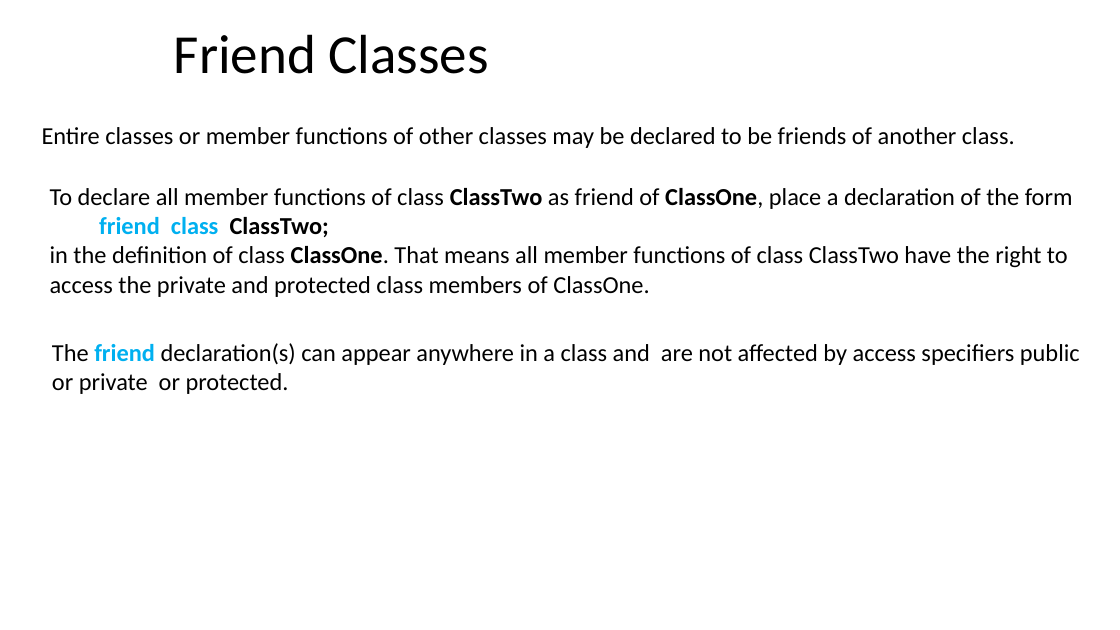
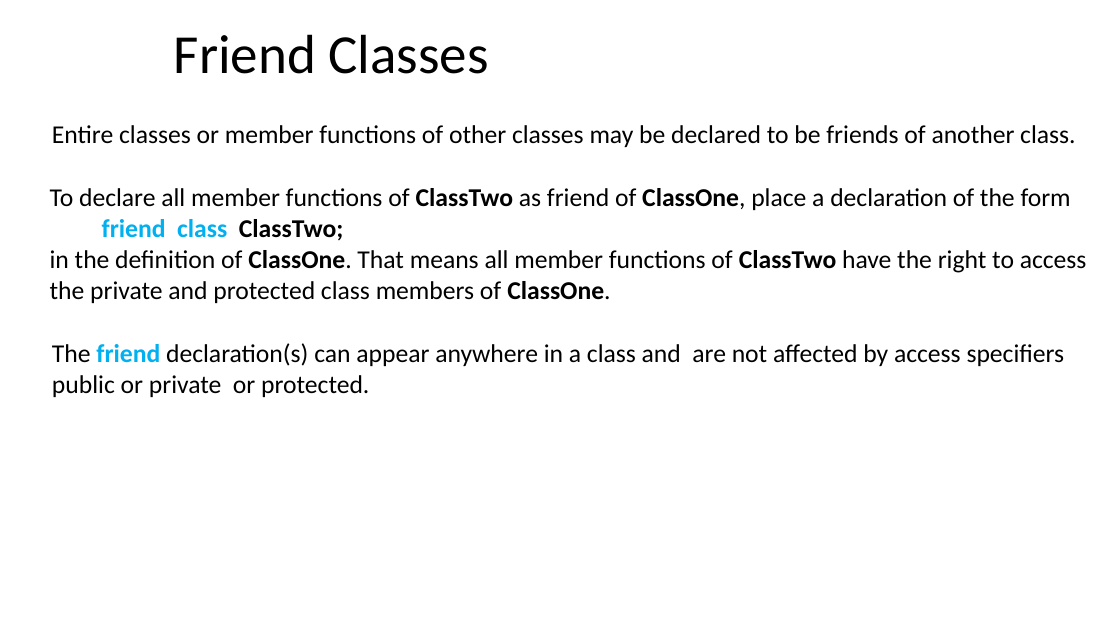
Before and after one commit to ShiqiYu/CPP, a slide deck: slide 8 of week15/Lab15.pptx (slide 9 before the commit). Drawn at 1120x630 pixels with LibreOffice and Linux fonts; fonts in the diff are those of the drawing; background and template pictures are left out. Boxes give left, top, right and bottom in pixels: in the first picture for what was removed or moved away, otherwise in the second. Text is boxed around its words. In the diff, an @@ line names an element or a change of style, - is before the commit and + after.

```diff
--- a/week15/Lab15.pptx
+++ b/week15/Lab15.pptx
@@ text "Entire classes or member functions ..." at [52, 125, 1075, 147]: size 20.9 to 22 pt @@
@@ text "Entire classes or member functions ...": place and size @@
-text "Entire classes or member functions ..." at [42, 127, 1015, 148]
+text "Entire classes or member functions ..." at [52, 125, 1075, 147]
@@ text at [50, 188, 1071, 210]: text changed; size 20.9 to 22 pt @@
-To declare all member functions of class ClassTwo as friend of ClassOne, place a declaration of the form
+To declare all member functions of ClassTwo as friend of ClassOne, place a declaration of the form
@@ text at [102, 219, 344, 240]: size 20.9 to 22 pt in "friend class ClassTwo;" @@
@@ text at [50, 250, 1087, 303]: text changed; size 20.9 to 22 pt @@
-in the definition of class ClassOne. That means all member functions of class ClassTwo have the right to access the private and protected class members of ClassOne.
+in the definition of ClassOne. That means all member functions of ClassTwo have the right to access the private and protected class members of ClassOne.
@@ text "The friend declaration(s) can appear ..." at [52, 343, 1065, 397]: size 20.9 to 22 pt @@
```
Also in this commit, not shown: 12 other slides changed, 8 slides added, 1 slide removed.
